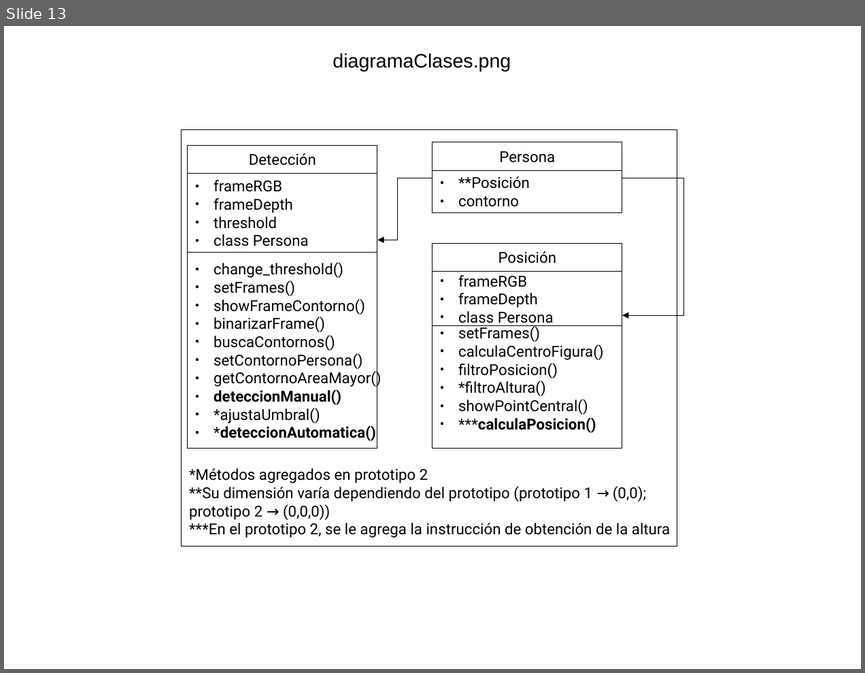
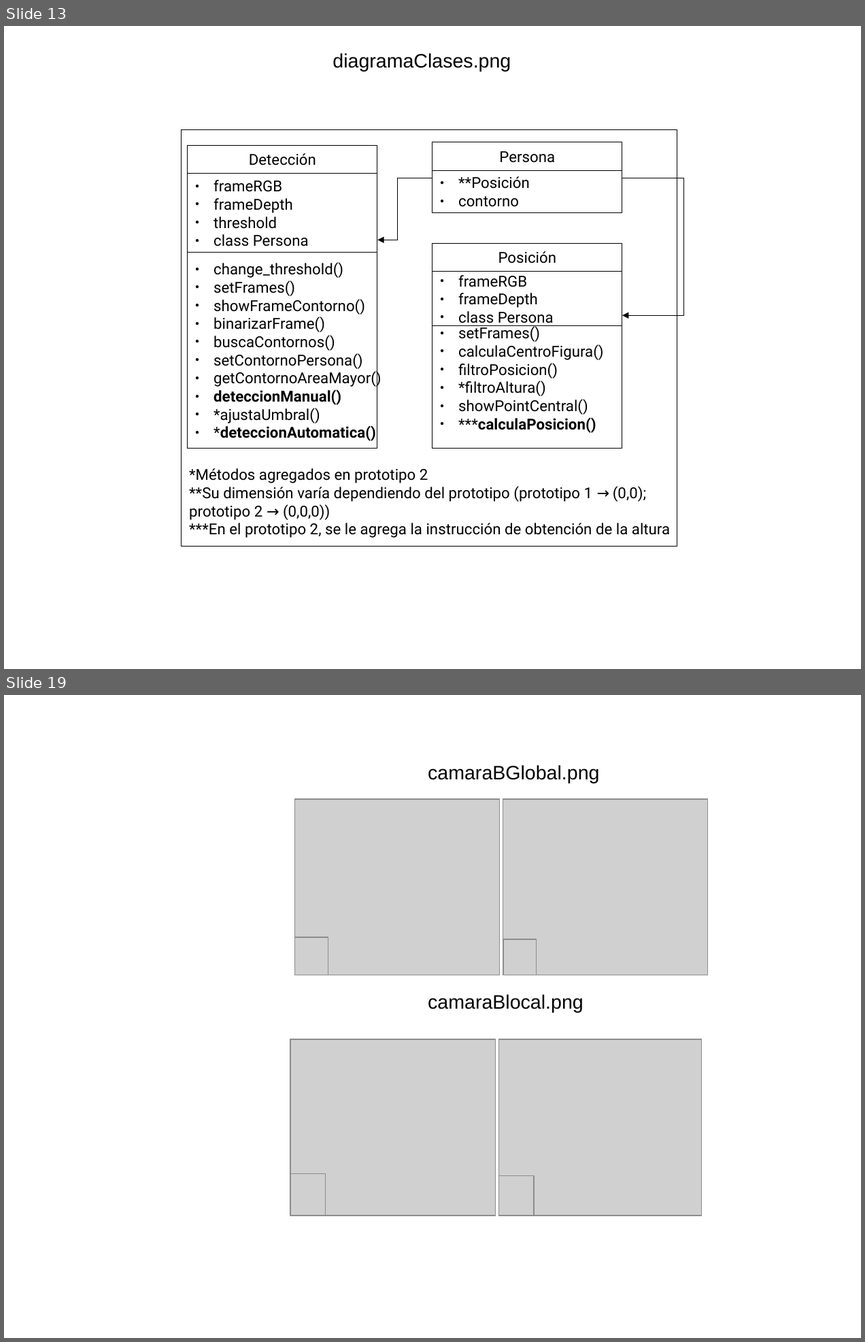
Before and after one commit to yadyguitar/Tesis, a slide deck: documentación/tesis/Diagramas.odp. Shown one above the other, each under a label of ours: slide 13 before the commit, slides 13 and 19 after it; the slides between them are not shown. The pictures are 865x673 and 865x1342 pixels, drawn with LibreOffice and Linux fonts; fonts in the diff are those of the drawing; grey boxes stand for pictures. Boxes give left, top, right and bottom in pixels: in the first picture for what was removed or moved away, otherwise in the second. Text is boxed around its words. In the diff, an @@ line names an element or a change of style, - is before the commit and + after.

```diff
--- a/documentación/tesis/Diagramas.odp
+++ b/documentación/tesis/Diagramas.odp
@@ slide 19 added at [4, 695, 861, 1338], background #FFFFFF @@
@@ text added at [428, 765, 599, 783], 18 pt, text #000000 @@
+camaraBGlobal.png
@@ group added at [295, 799, 708, 976]: 4 pictures @@
@@ text added at [428, 994, 583, 1013], 18 pt, text #000000 @@
+camaraBlocal.png
@@ group added at [290, 1040, 702, 1216]: 4 pictures @@
```
Also in this commit, not shown: 1 slide changed, 5 other slides added, 18 other files.
